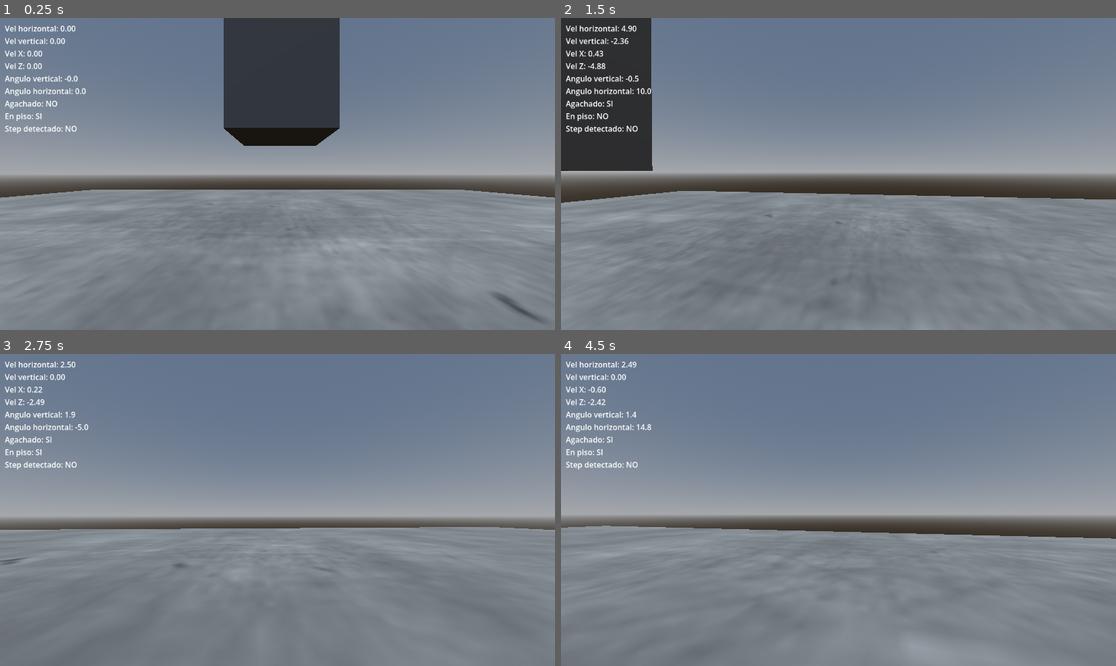
Above: before the commit, frames 1-4 (two rows, left to right).
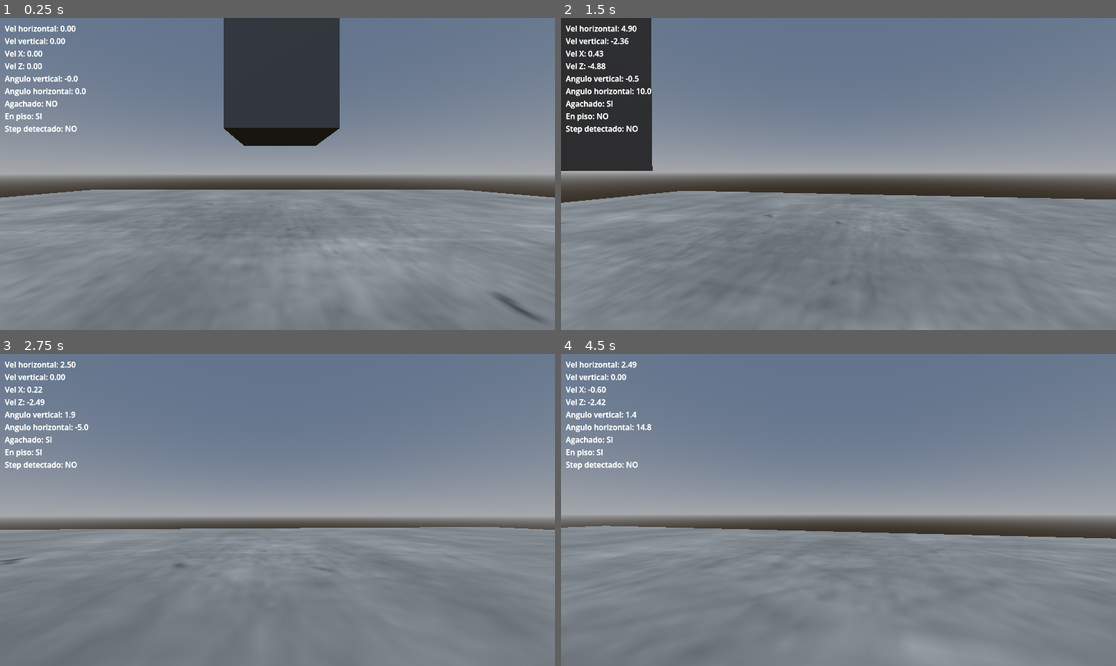
Above: after the commit, the same moments.

Repository: ElVerdulero2001/tun-tun-tun-sahur-el-juego-copia-de-Peripeteia-
Game: Godot game, scene res://levels/test_level.tscn
Same seed, same stepped clock (60 frames per second), same inputs: the game is played once before the commit and once after it. This scene is started directly instead of the project's main scene.
Inputs (mouse positions are in pixels of both pictures, inside the frame that each line leads up to):
- Up to frame 1 (0.25 s): no input
- Up to frame 2 (1.5 s): tap Enter at 0.5 s; move the mouse to (866, 174) at 0.52 s; hold E (interactuar) 0.53-1.28 s; hold W (move_forward) from 0.53 s (still down); tap Space (jump) at 0.77 s; move the mouse to (810, 174) at 1.27 s; tap Ctrl (crouch) at 1.35 s
- Up to frame 3 (2.75 s): keep holding W (move_forward); tap Space (jump) at 1.52 s; tap E (interactuar) at 1.55 s; move the mouse to (288, 503) at 2.02 s; hold E (interactuar) from 2.03 s (still down)
- Up to frame 4 (4.5 s): keep holding W (move_forward); move the mouse to (832, 516) at 2.77 s; release E (interactuar) at 2.78 s; tap Shift (run) at 2.85 s; tap Space (jump) at 3.02, 3.77 s; tap E (interactuar) at 3.05 s; move the mouse to (877, 513) at 3.52 s; hold E (interactuar) 3.53-4.28 s; tap T (tirar_item) at 3.6 s; move the mouse to (794, 506) at 4.27 s; tap K (toggle_trail) at 4.35 s

The runs differ from the first frame. In frame 1, 0.6% of the frame differs, in the area x 0-16%, y 2-37%; in frame 2, 0.8%, in the area x 0-17%, y 2-38%; in frame 3, 0.6%; in frame 4, 0.6%.

Commit message:
se removio el debugtrail, pero el script si estando disponible para su uso, mas no esta activo, ademas se continuo con el desarrollo del hackeo

Diff:
--- a/levels/movement_test.tscn
+++ b/levels/movement_test.tscn
@@ -3,15 +3,12 @@
 [ext_resource type="PackedScene" uid="uid://ds0bvw2cidi7g" path="res://scenes/components/player.tscn" id="1_djgoh"]
 [ext_resource type="Script" uid="uid://c2xyba20xth2h" path="res://scripts/player n entities/player.gd" id="2_88gl0"]
 [ext_resource type="Texture2D" uid="uid://r5wyupe3f2oe" path="res://assets/textures/concrete001_256x256.jpg" id="5_yig0p"]
-[ext_resource type="PackedScene" uid="uid://dlvxllcuc4v84" path="res://scenes/components/debug_ui.tscn" id="6_kcpfy"]
-[ext_resource type="PackedScene" uid="uid://b3n7r2fg003oc" path="res://scenes/components/debug_trail.tscn" id="7_co54g"]
 [ext_resource type="PackedScene" uid="uid://dlrof3ye5138x" path="res://assets/models/stairs/escalera_grande2.glb" id="8_gpyf4"]
 [ext_resource type="PackedScene" uid="uid://b6tf840wvriod" path="res://assets/models/stairs/escalear_largalarga2.glb" id="9_0l33h"]
 [ext_resource type="PackedScene" uid="uid://c1167onhhefh" path="res://assets/models/stairs/escalera_xlarga.glb" id="10_okx0b"]
 [ext_resource type="PackedScene" uid="uid://cfw7j1gbqx2yh" path="res://assets/models/stairs/escalera_xlarga2.glb" id="11_jm7au"]
 [ext_resource type="PackedScene" uid="uid://bnkcn1b174ahh" path="res://scenes/props/static/door_rust_01.tscn" id="11_kcpfy"]
 [ext_resource type="Script" uid="uid://b8651sadk2hwi" path="res://scripts/player n entities/interactable.gd" id="12_7ued8"]
-[ext_resource type="PackedScene" uid="uid://cqvywu8qgc4ic" path="res://scenes/components/hud.tscn" id="13_6fxmk"]
 [ext_resource type="PackedScene" uid="uid://derv7f5stbi5f" path="res://scenes/props/dinamic/botella_standar_1.tscn" id="14_8rkqj"]
 [ext_resource type="PackedScene" uid="uid://ce5sanae8y4jr" path="res://scenes/props/dinamic/sable_san_martin_1.tscn" id="15_2fbo5"]
 [ext_resource type="PackedScene" uid="uid://bmknlxq61koen" path="res://scenes/props/dinamic/mesa_standar_1.tscn" id="16_hwk1c"]
@@ -241,13 +238,6 @@
 [node name="raycast_interaccion" parent="entities/player/player/player/Camera3D" index="0" unique_id=498661126]
 mostrar_raycast = false
 capa_interaccion = 3
-
-[node name="debugui" parent="entities/player" unique_id=1589060079 instance=ExtResource("6_kcpfy")]
-
-[node name="DebugTrail" parent="entities/player" unique_id=107508621 instance=ExtResource("7_co54g")]
-
-[node name="HUD" parent="entities/player" unique_id=1676478594 node_paths=PackedStringArray("raycast") instance=ExtResource("13_6fxmk")]
-raycast = NodePath("../player/player/Camera3D/raycast_interaccion")
 
 [node name="screen osci" type="Node3D" parent="entities" unique_id=538461892]
 
@@ -261,5 +251,4 @@
 [editable path="world/enviroment/dinamic/osciloscopio_01/osciloscopio5"]
 [editable path="entities/player/player"]
 [editable path="entities/player/player/player/Camera3D/raycast_interaccion"]
-[editable path="entities/player/debugui"]
-[editable path="entities/player/DebugTrail"]
+[editable path="entities/player/player/player/DebugUI"]
--- a/project.godot
+++ b/project.godot
@@ -19,6 +19,7 @@
 
 Catalogo="*uid://hqqps24vrcnr"
 Inventario="*uid://ctadtowboqcwg"
+UIHacking="*uid://vmyxlqj06ho8"
 
 [input]
 
--- a/scenes/components/player.tscn
+++ b/scenes/components/player.tscn
@@ -3,6 +3,9 @@
 [ext_resource type="PackedScene" uid="uid://cj26qqnpcfcpc" path="res://scenes/components/salud.tscn" id="1_6mmc7"]
 [ext_resource type="PackedScene" uid="uid://dg7creso2b5yf" path="res://scenes/components/raycast_interaccion.tscn" id="1_sjsxr"]
 [ext_resource type="PackedScene" uid="uid://bu700wnodsb4v" path="res://scenes/components/tirar_item.tscn" id="2_h3cwf"]
+[ext_resource type="PackedScene" uid="uid://cqvywu8qgc4ic" path="res://scenes/components/hud.tscn" id="4_acvb7"]
+[ext_resource type="PackedScene" uid="uid://dlvxllcuc4v84" path="res://scenes/components/debug_ui.tscn" id="5_ps70n"]
+[ext_resource type="PackedScene" uid="uid://vmyxlqj06ho8" path="res://scenes/components/ui_hacking.tscn" id="6_v4i73"]
 
 [sub_resource type="CapsuleShape3D" id="CapsuleShape3D_u8vuu"]
 
@@ -33,3 +36,12 @@
 [node name="Salud" parent="player" unique_id=579747584 instance=ExtResource("1_6mmc7")]
 
 [node name="TirarItem" parent="player" unique_id=1374972594 instance=ExtResource("2_h3cwf")]
+
+[node name="HUD" parent="player" unique_id=1676478594 node_paths=PackedStringArray("raycast") instance=ExtResource("4_acvb7")]
+raycast = NodePath("../Camera3D/raycast_interaccion")
+
+[node name="DebugUI" parent="player" unique_id=1589060079 instance=ExtResource("5_ps70n")]
+
+[node name="UIHacking" parent="player" unique_id=20736175 instance=ExtResource("6_v4i73")]
+
+[editable path="player/DebugUI"]
--- /dev/null
+++ b/scenes/components/ui_hacking.tscn
@@ -0,0 +1,46 @@
+[gd_scene format=3 uid="uid://vmyxlqj06ho8"]
+
+[ext_resource type="Script" uid="uid://7knuisqbg7pd" path="res://scripts/enviroment/ui_hacking.gd" id="1_8rcou"]
+
+[node name="UIHacking" type="CanvasLayer" unique_id=20736175]
+script = ExtResource("1_8rcou")
+
+[node name="Control" type="Control" parent="." unique_id=1064396169]
+layout_mode = 3
+anchors_preset = 15
+anchor_right = 1.0
+anchor_bottom = 1.0
+grow_horizontal = 2
+grow_vertical = 2
+
+[node name="PanelContainer" type="PanelContainer" parent="Control" unique_id=1736952657]
+layout_mode = 1
+anchors_preset = 8
+anchor_left = 0.5
+anchor_top = 0.5
+anchor_right = 0.5
+anchor_bottom = 0.5
+offset_left = -20.0
+offset_top = -20.0
+offset_right = 20.0
+offset_bottom = 20.0
+grow_horizontal = 2
+grow_vertical = 2
+
+[node name="VBoxContainer" type="VBoxContainer" parent="Control/PanelContainer" unique_id=474735758]
+layout_mode = 2
+
+[node name="terminal" type="Label" parent="Control/PanelContainer/VBoxContainer" unique_id=797363751]
+layout_mode = 2
+text = "Terminal"
+horizontal_alignment = 1
+
+[node name="LineEdit" type="LineEdit" parent="Control/PanelContainer/VBoxContainer" unique_id=262229545]
+layout_mode = 2
+
+[node name="confirmar" type="Button" parent="Control/PanelContainer/VBoxContainer" unique_id=916397247]
+layout_mode = 2
+text = "CONFIRMAR"
+
+[node name="Label2" type="Label" parent="Control/PanelContainer/VBoxContainer" unique_id=690133739]
+layout_mode = 2
--- a/scripts/enviroment/terminal.gd
+++ b/scripts/enviroment/terminal.gd
@@ -4,7 +4,5 @@
 @export var contrasena: String = ""
 @export var objetivo: NodePath
 
-signal hackeada
-
 func interactuar():
-	pass # UIHacking.abrir(self)
+	UIHacking.abrir(self)
Not shown: 2 places in levels/movement_test.tscn that only renumber resources
